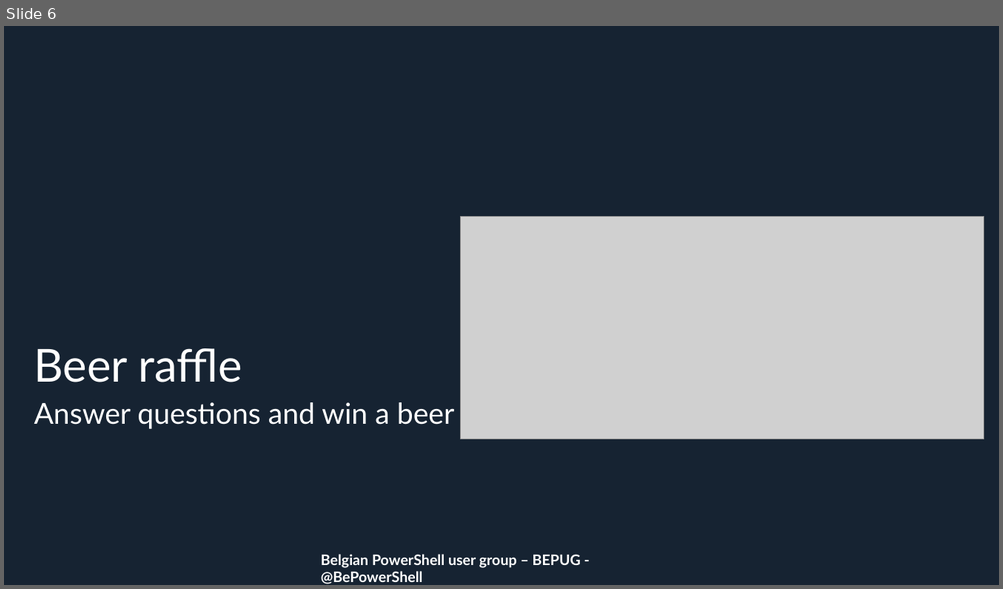
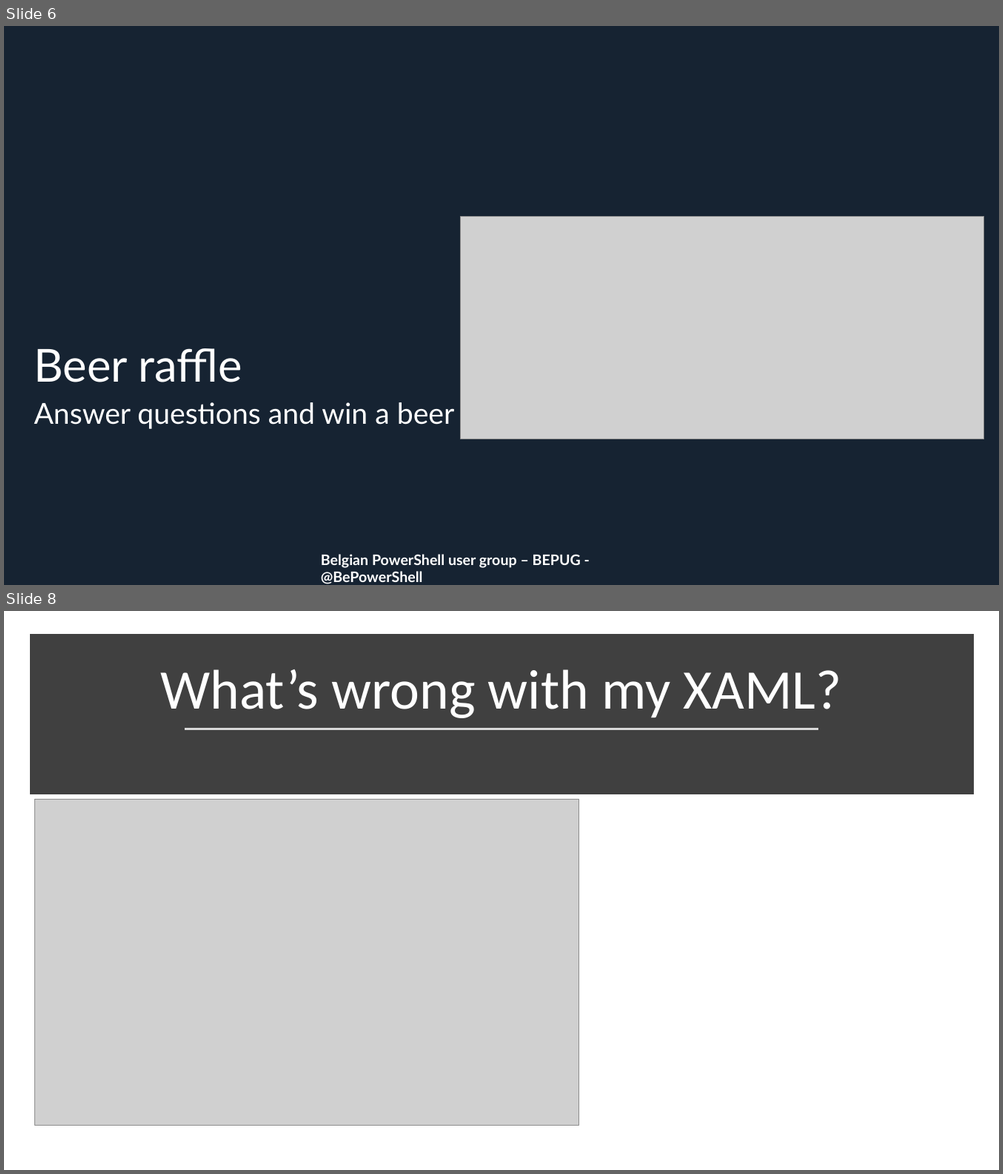
Before and after one commit to BEPUG/meetups, a slide deck: 20190522/_bepug/meetupMay19-outro.pptx. Shown one above the other, each under a label of ours: slide 6 before the commit, slides 6 and 8 after it; the slides between them are not shown. The pictures are 1003x589 and 1003x1174 pixels, drawn with LibreOffice and Linux fonts; fonts in the diff are those of the drawing; grey boxes stand for pictures; background and template pictures are left out. Boxes give left, top, right and bottom in pixels: in the first picture for what was removed or moved away, otherwise in the second. Text is boxed around its words. In the diff, an @@ line names an element or a change of style, - is before the commit and + after.

```diff
--- a/20190522/_bepug/meetupMay19-outro.pptx
+++ b/20190522/_bepug/meetupMay19-outro.pptx
@@ slide 8 added at <box>4,611,999,1170</box>, background #FFFFFF; not listed: 1 template element that a slide beside it also shows @@
@@ rectangle added at <box>34,639,968,790</box>, fill #404040, outline #404040 10 pt @@
@@ title added at <box>160,669,841,718</box>, 54 pt, text #FFFFFF @@
+What’s wrong with my XAML?
@@ line added from (185, 729) to (819, 729), #D9D9D9 1.75 pt @@
@@ picture added at <box>34,800,578,1126</box> @@
```
Also in this commit, not shown: 2 slides changed, 1 other slide added, 4 slides removed, 7 other files.
